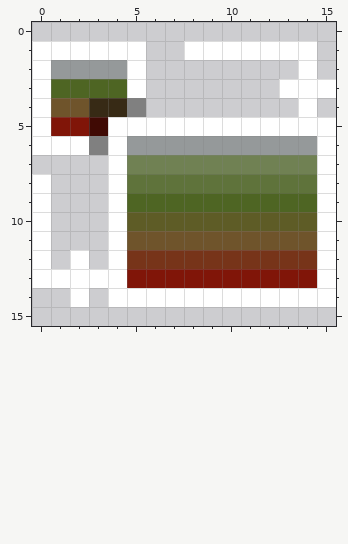
Pixel-art sprite, stored at data/texturas/options/fullscreen.png. The first picture shows the starting point.
The file is 16x16 pixels. Colours within 5 levels of each other are drawn and written as one.
The same view after the edit:
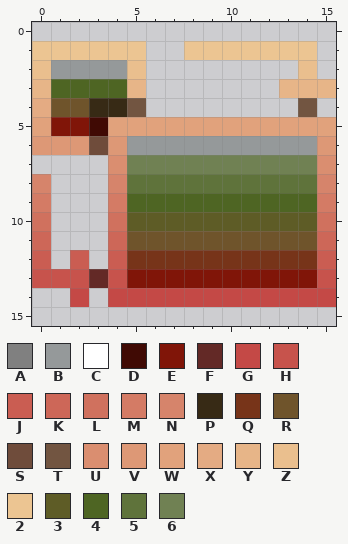
Palette (. is transparent): A #808080  B #95999a  C #ffffff  D #400a04  E #801508  F #632926  G #c44946  H #c7534c  J #ca5d52  K #cd6758  L #d0715e  M #d47b65  N #d6846b  P #372a15  Q #773419  R #6f542b  S #6f4c3b  T #725541  U #da8e70  V #dd9876  W #e1a27c  X #e4ab83  Y #e7b588  Z #eabf8e  2 #ecc592  3 #5e5c26  4 #4e6523  5 #5f733b  6 #708153
Difference:
@@ x 0..15 @@
  0 ................
- 1 CCCCCC..CCCCCCC.
- 2 CBBBBC........C.
- 3 C4444C.......CCC
- 4 CRRPPA........C.
- 5 CEEDCCCCCCCCCCCC
- 6 CCCACBBBBBBBBBBC
- 7 ....C6666666666C
- 8 C...C5555555555C
- 9 C...C4444444444C
-10 C...C3333333333C
-11 C...CRRRRRRRRRRC
-12 C.C.CQQQQQQQQQQC
-13 CCCCCEEEEEEEEEEC
-14 ..C.CCCCCCCCCCCC
+ 1 222222..2222222.
+ 2 ZBBBBZ........Z.
+ 3 Y4444Y.......YYY
+ 4 XRRPPT........T.
+ 5 WEEDWWWWWWWWWWWW
+ 6 VVVSVBBBBBBBBBBV
+ 7 ....U6666666666U
+ 8 N...N5555555555N
+ 9 M...M4444444444M
+10 L...L3333333333L
+11 K...KRRRRRRRRRRK
+12 J.J.JQQQQQQQQQQJ
+13 HHHFHEEEEEEEEEEH
+14 ..G.GGGGGGGGGGGG
 15 ................
